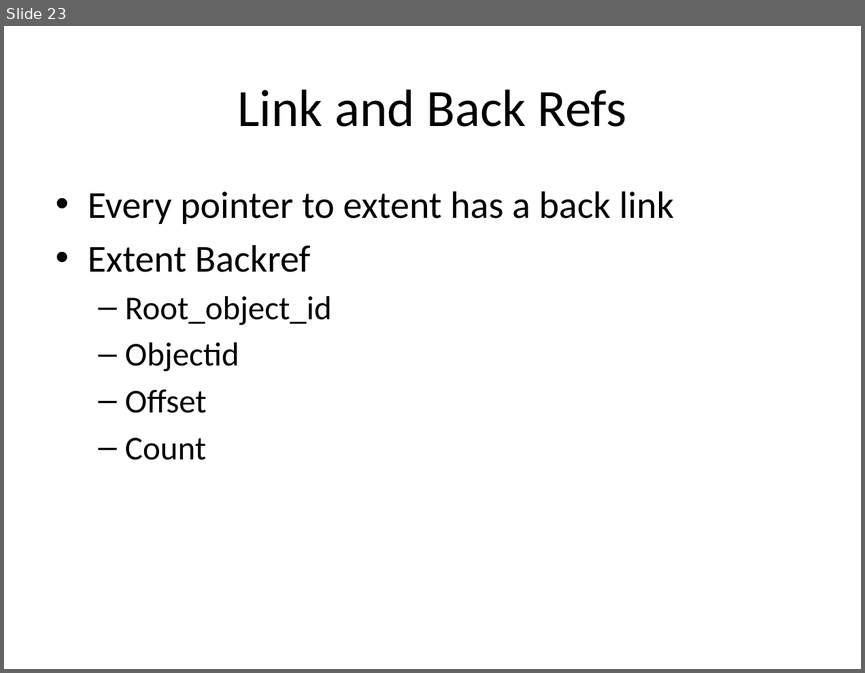
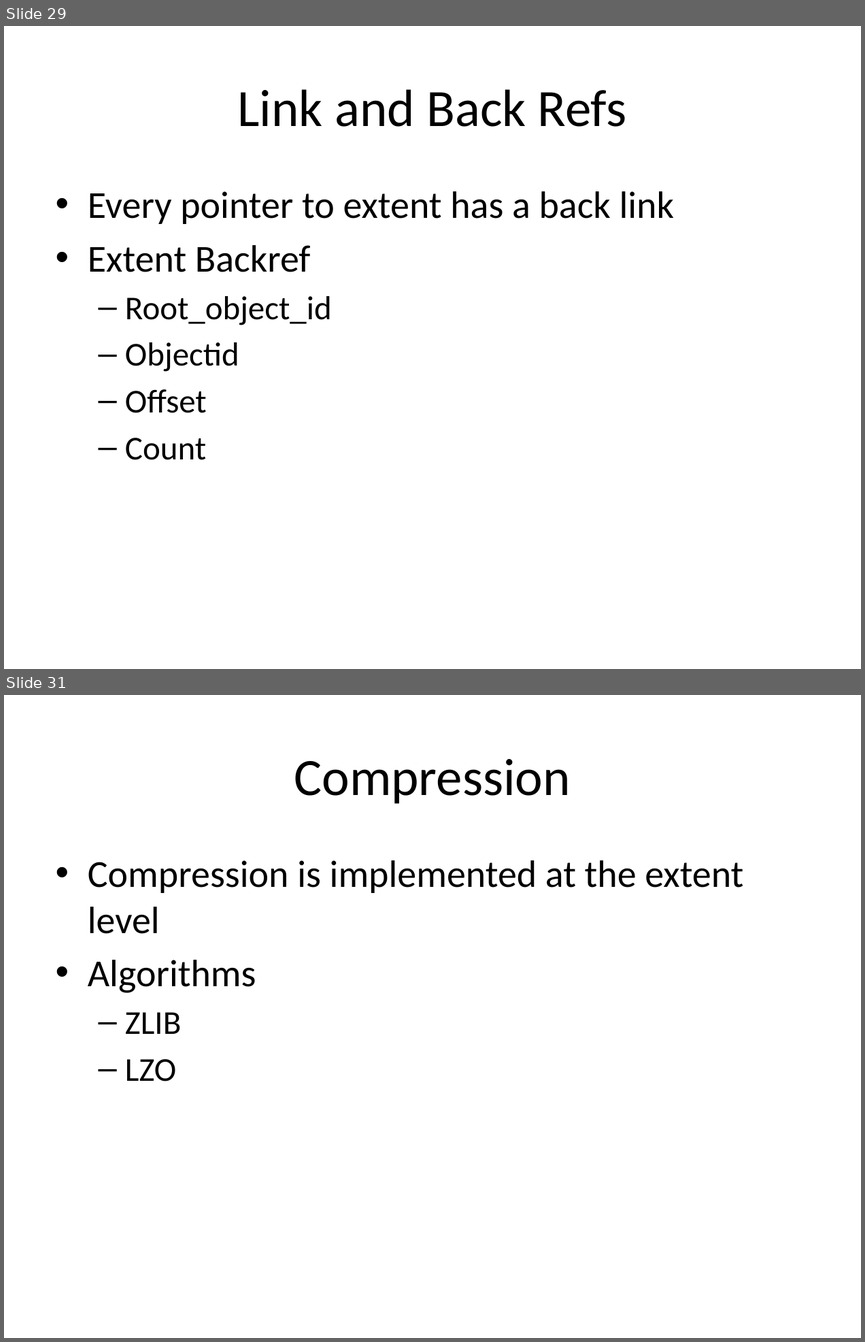
Before and after one commit to liujinmarshall/btrfs-doc, a slide deck: Bacik.pptx. Shown one above the other, each under a label of ours: slide 23 before the commit, slides 29 and 31 after it; the slides between them are not shown. The pictures are 865x673 and 865x1342 pixels, drawn with LibreOffice and Linux fonts; fonts in the diff are those of the drawing. Boxes give left, top, right and bottom in pixels: in the first picture for what was removed or moved away, otherwise in the second. Text is boxed around its words. In the diff, an @@ line names an element or a change of style, - is before the commit and + after.

```diff
--- a/Bacik.pptx
+++ b/Bacik.pptx
@@ slide 31 added at <box>4,695,861,1338</box>, background #FFFFFF @@
@@ title added at <box>294,759,570,804</box>, 44 pt, text #000000 @@
+Compression
@@ text added at <box>88,860,743,1081</box>, 32 pt, text #000000 @@
+• Compression is implemented at the extent level
+• Algorithms
+  – ZLIB
+  – LZO
@@ what was slide 23 is now slide 29 @@
```
Also in this commit, not shown: 1 slide changed, 8 other slides added.
